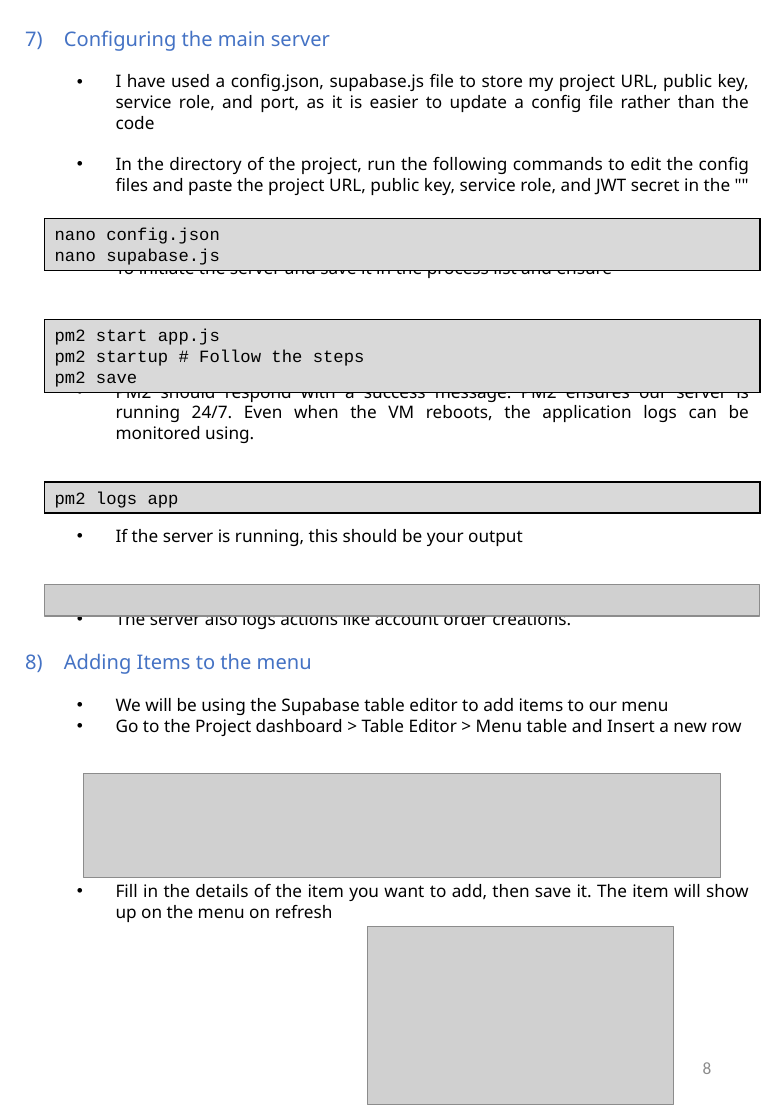
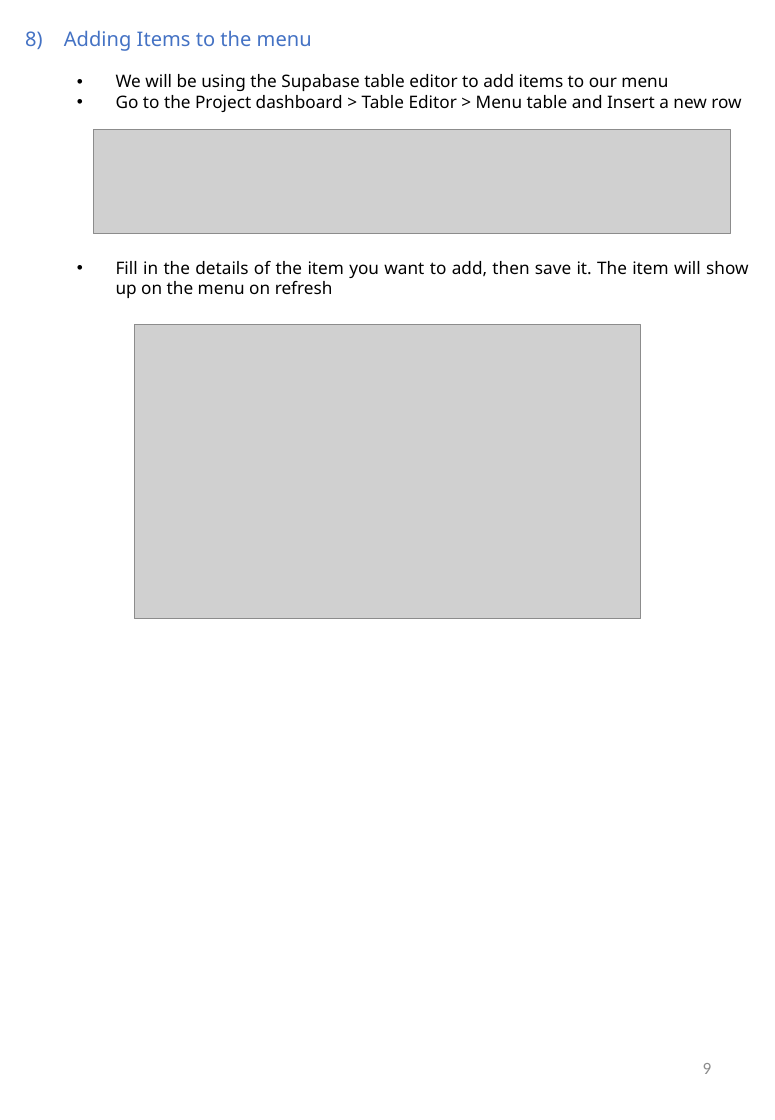
Before and after one commit to Agentgilspy/Food-Ordering-Website, a slide deck: slide 11 of ICT-171 Documentation.pptx (slide 10 before the commit). Drawn at 775x1120 pixels with LibreOffice and Linux fonts; fonts in the diff are those of the drawing; grey boxes stand for pictures. Boxes give left, top, right and bottom in pixels: in the first picture for what was removed or moved away, otherwise in the second. Text is boxed around its words. In the diff, an @@ line names an element or a change of style, - is before the commit and + after.

```diff
--- a/ICT-171 Documentation.pptx
+++ b/ICT-171 Documentation.pptx
@@ text at (x1=64, y1=30, x2=749, y2=630): paragraphs removed @@
-7) Configuring the main server
-  • I have used a config.json, supabase.js file to store my project URL, public key, service role, and port, as it is easier to update a config file rather than the code
-  • In the directory of the project, run the following commands to edit the config files and paste the project URL, public key, service role, and JWT secret in the ""
-  • To initiate the server and save it in the process list and ensure
-  • PM2 should respond with a success message. PM2 ensures our server is running 24/7. Even when the VM reboots, the application logs can be monitored using.
-  • If the server is running, this should be your output
-  • The server also logs actions like account order creations.
@@ picture moved from (x1=84, y1=773, x2=721, y2=877) to (x1=93, y1=129, x2=731, y2=234) @@
@@ rectangle removed at (x1=44, y1=218, x2=759, y2=270) @@
-nano config.json
-nano supabase.js
@@ rectangle removed at (x1=44, y1=319, x2=759, y2=393) @@
-pm2 start app.js
-pm2 startup # Follow the steps
-pm2 save
@@ picture resized from (x1=367, y1=926, x2=674, y2=1104) to (x1=134, y1=324, x2=641, y2=618) @@
@@ rectangle removed at (x1=44, y1=482, x2=759, y2=513) @@
-pm2 logs app
@@ picture removed at (x1=44, y1=584, x2=759, y2=616) @@
@@ text at (x1=703, y1=1063, x2=712, y2=1074): text changed @@
-8
+9
```
Also in this commit, not shown: 16 other slides changed, 2 slides added, 1 slide removed.
